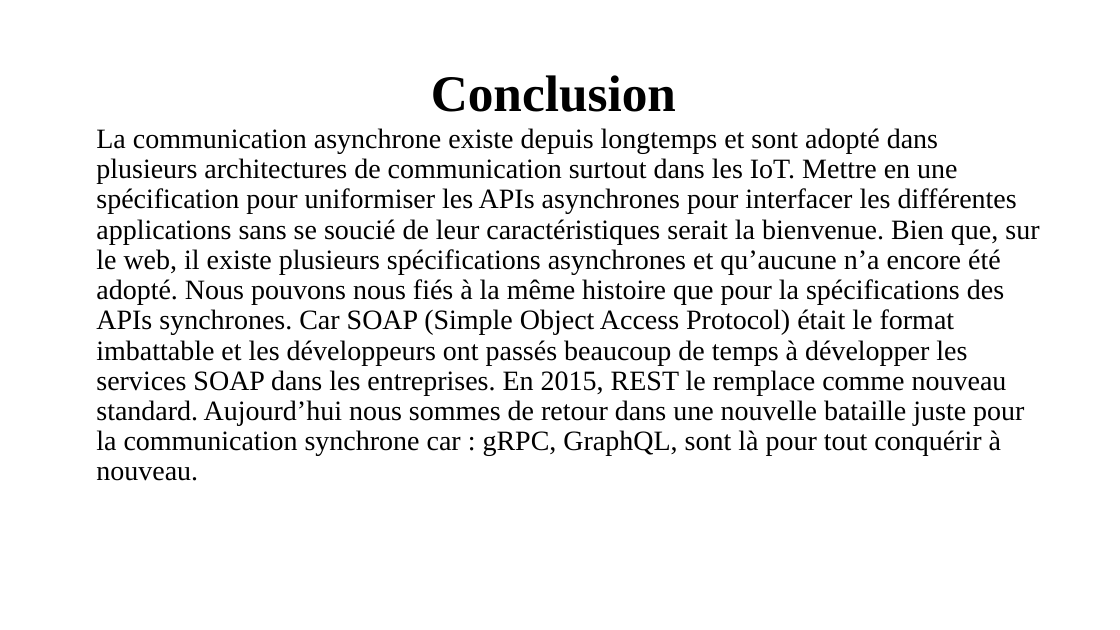
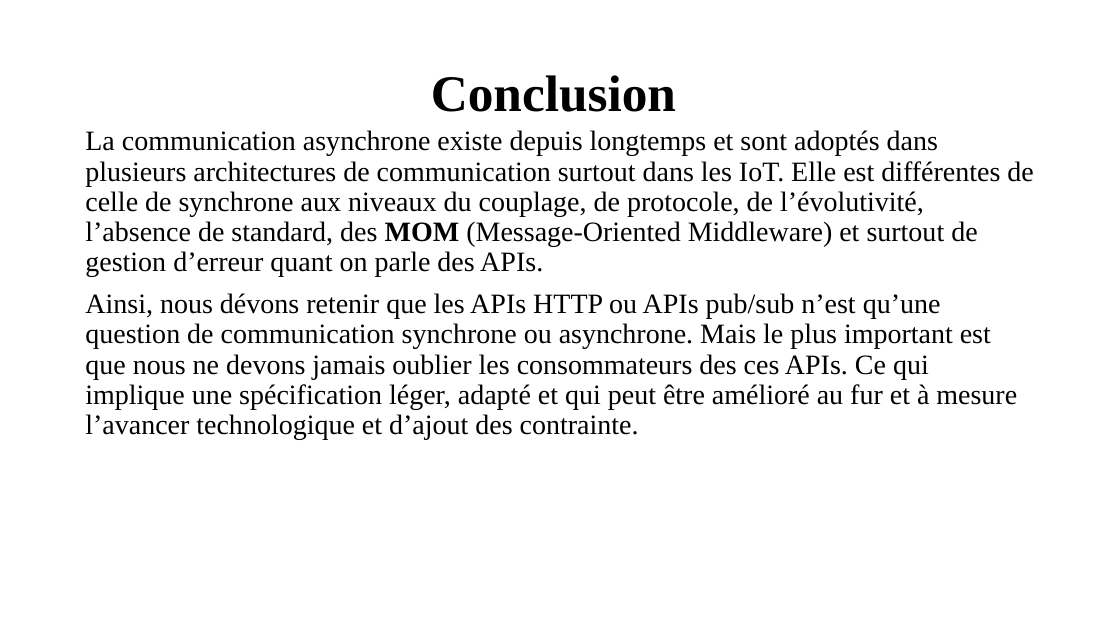
Before and after one commit to OA-Souleymane/MyGitHub-Files, a slide deck: slide 12 of Chapitres/presentationMemoire.pptx. Drawn at 1120x630 pixels with LibreOffice and Linux fonts; fonts in the diff are those of the drawing. Boxes give left, top, right and bottom in pixels: in the first picture for what was removed or moved away, otherwise in the second. Text is boxed around its words. In the diff, an @@ line names an element or a change of style, - is before the commit and + after.

```diff
--- a/Chapitres/presentationMemoire.pptx
+++ b/Chapitres/presentationMemoire.pptx
@@ text at bbox=[85, 130, 1033, 440]: text changed @@
-La communication asynchrone existe depuis longtemps et sont adopté dans plusieurs architectures de communication surtout dans les IoT. Mettre en une spécification pour uniformiser les APIs asynchrones pour interfacer les différentes applications sans se soucié de leur caractéristiques serait la bienvenue. Bien que, sur le web, il existe plusieurs spécifications asynchrones et qu’aucune n’a encore été adopté. Nous pouvons nous fiés à la même histoire que pour la spécifications des APIs synchrones. Car SOAP (Simple Object Access Protocol) était le format imbattable et les développeurs ont passés beaucoup de temps à développer les services SOAP dans les entreprises. En 2015, REST le remplace comme nouveau standard. Aujourd’hui nous sommes de retour dans une nouvelle bataille juste pour la communication synchrone car : gRPC, GraphQL, sont là pour tout conquérir à nouveau.
+La communication asynchrone existe depuis longtemps et sont adoptés dans plusieurs architectures de communication surtout dans les IoT. Elle est différentes de celle de synchrone aux niveaux du couplage, de protocole, de l’évolutivité, l’absence de standard, des MOM (Message-Oriented Middleware) et surtout de gestion d’erreur quant on parle des APIs.
+Ainsi, nous dévons retenir que les APIs HTTP ou APIs pub/sub n’est qu’une question de communication synchrone ou asynchrone. Mais le plus important est que nous ne devons jamais oublier les consommateurs des ces APIs. Ce qui implique une spécification léger, adapté et qui peut être amélioré au fur et à mesure l’avancer technologique et d’ajout des contrainte.
```
Also in this commit, not shown: 19 other files.
